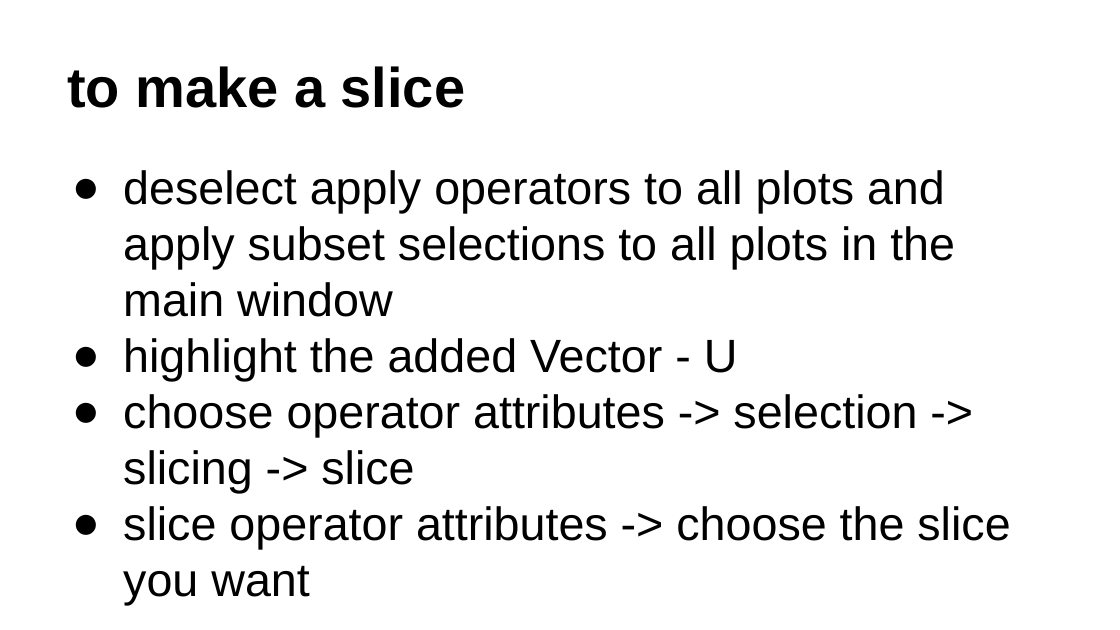
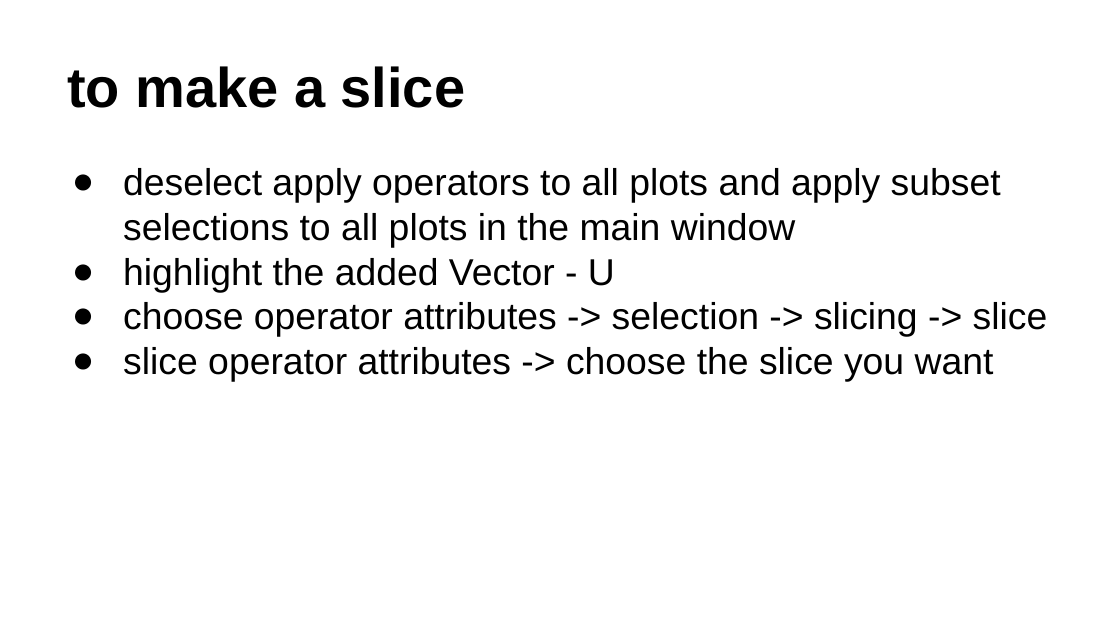
Before and after one commit to fairyflies9/IBAMR-Tutorials, a slide deck: slide 8 of Data Visualizationand Analysis/Lecture 2 - VISIT in 3D with IBAMR.pptx. Drawn at 1120x630 pixels with LibreOffice and Linux fonts; fonts in the diff are those of the drawing. Boxes give left, top, right and bottom in pixels: in the first picture for what was removed or moved away, otherwise in the second. Text is boxed around its words. In the diff, an @@ line names an element or a change of style, - is before the commit and + after.

Commit message:
Lectures 3 and 4 added for AZ

```diff
--- a/Data Visualizationand Analysis/Lecture 2 - VISIT in 3D with IBAMR.pptx
+++ b/Data Visualizationand Analysis/Lecture 2 - VISIT in 3D with IBAMR.pptx
@@ text "deselect apply operators to all ..." at [123, 168, 1048, 382]: size 30 to 24 pt @@
```
Also in this commit, not shown: 3 other slides changed, 17 other files.
